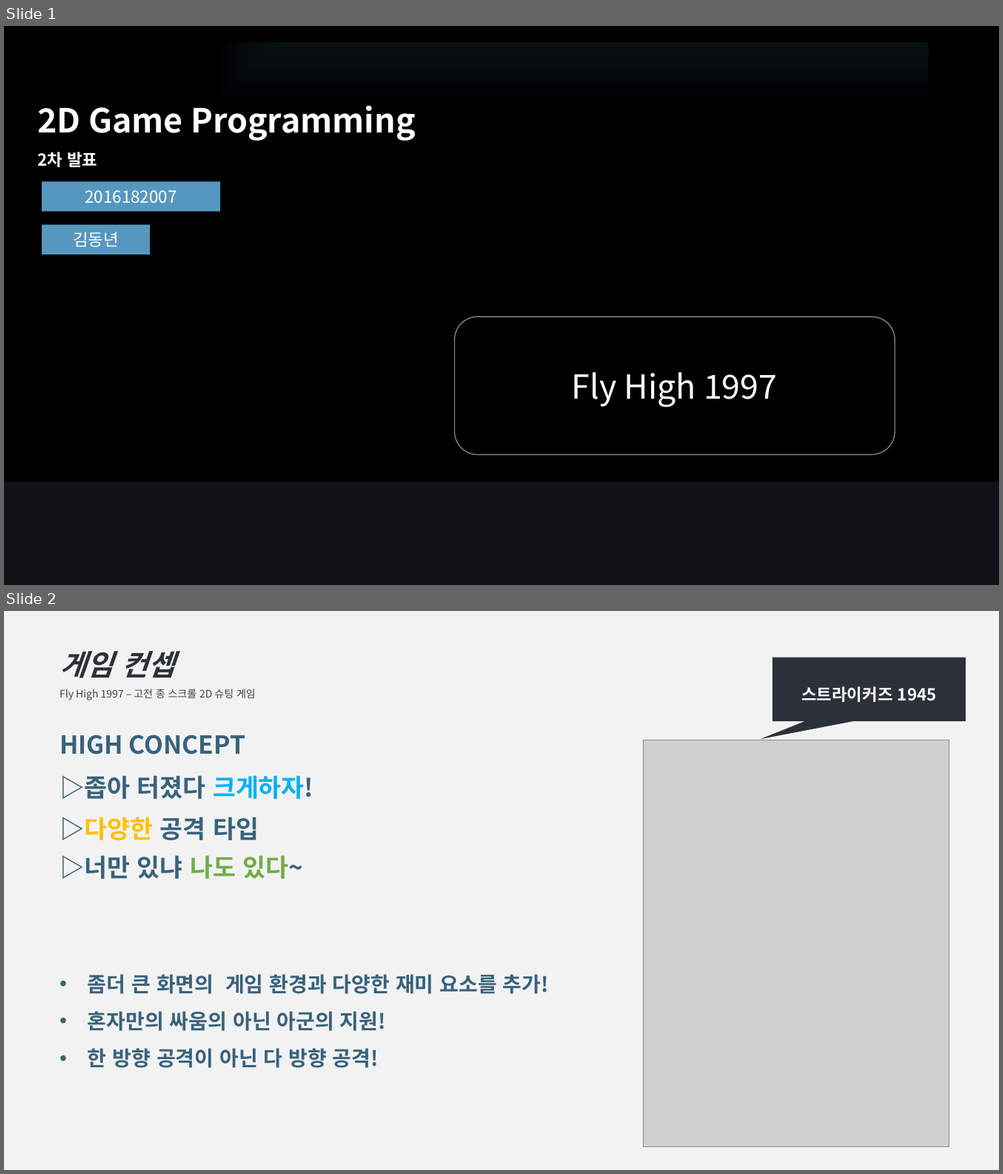
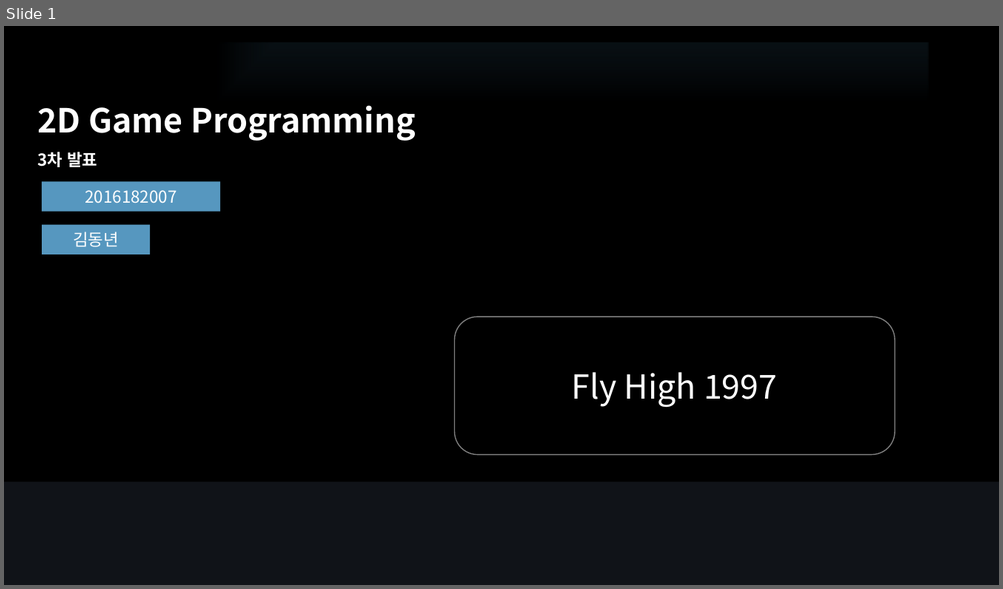
Before and after one commit to DongNyeonKim/2016182007_2DGP_TermProject, a slide deck: ppt/2d 겜프-3차.pptx. Shown one above the other, each under a label of ours: slides 1 and 2 before the commit, slide 1 after it. The pictures are 1003x1174 and 1003x589 pixels, drawn with LibreOffice and Linux fonts; fonts in the diff are those of the drawing; grey boxes stand for pictures. Boxes give left, top, right and bottom in pixels: in the first picture for what was removed or moved away, otherwise in the second. Text is boxed around its words. In the diff, an @@ line names an element or a change of style, - is before the commit and + after.

Commit message:
9주차 -5
발표를 위한 무적모드 구현
ppt 업로드

```diff
--- a/ppt/2d 겜프-3차.pptx
+++ b/ppt/2d 겜프-3차.pptx
@@ slide 2 removed at (4,611,999,1170), background #F2F2F2 @@
@@ text removed at (60,651,256,701) @@
-게임 컨셉
-Fly High 1997 – 고전 종 스크롤 2D 슈팅 게임
@@ speech box removed at (772,658,966,721) @@
-스트라이커즈 1945
@@ text removed at (60,735,245,755) @@
-HIGH CONCEPT
@@ picture removed at (643,740,948,1147) @@
@@ text removed at (60,776,313,799) @@
-▷좁아 터졌다 크게하자!
@@ text removed at (60,817,259,840) @@
-▷다양한 공격 타입
@@ text removed at (60,856,303,879) @@
-▷너만 있냐 나도 있다~
@@ text removed at (88,974,549,1068) @@
-• 좀더 큰 화면의 게임 환경과 다양한 재미 요소를 추가!
-• 혼자만의 싸움의 아닌 아군의 지원!
-• 한 방향 공격이 아닌 다 방향 공격!
@@ slide 1 changed as well @@
@@ text at (37,152,97,167): text changed @@
-2차 발표
+3차 발표
```
Also in this commit, not shown: 2 other slides changed, 2 other slides removed, 4 other files.
